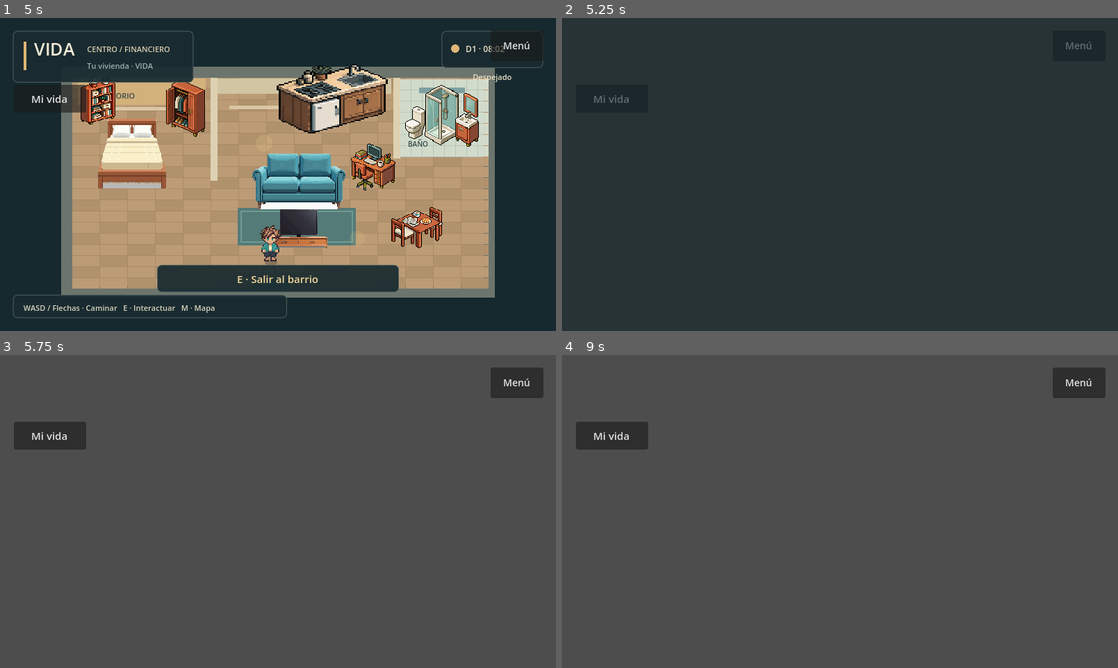
Above: before the commit, frames 1-4 (two rows, left to right).
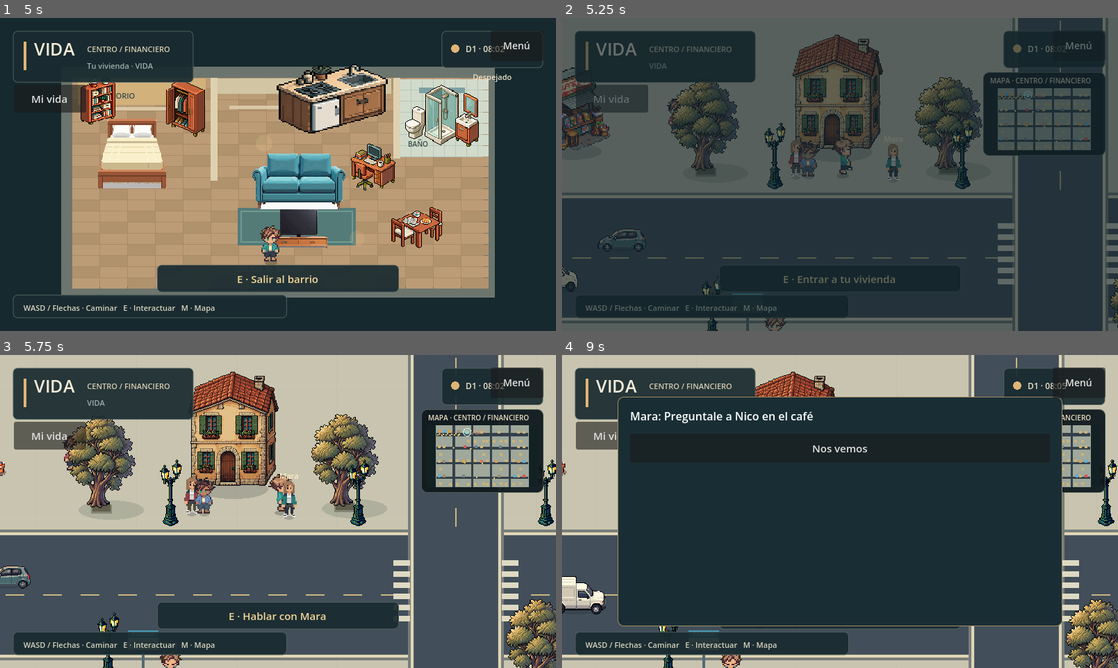
Above: after the commit, the same moments.

Repository: AgustinWojtyszyn/Life--simulador-de-vida
Game: Godot game, scene res://scenes/app.tscn
The game is run twice, just before and just after one commit, with the same random seed, the same clock (stepped at 60 frames per second) and the same inputs.
Inputs (mouse positions are in pixels of both pictures, inside the frame that each line leads up to):
- Up to frame 1 (5 s): click "Nueva vida" at 0.5 s; click "Comenzar mi vida" at 1.25 s; click "Mi vida" at 2 s; click "Volver al barrio" at 2.75 s; click "Menú" at 3.5 s; click "Seguir jugando" at 4.25 s
- Up to frame 2 (5.25 s): move the mouse to (962, 158) at 5.02 s; hold D (move_right) from 5.03 s (still down); tap E (interact) at 5.1 s; click (962, 158) at 5.17 s
- Up to frame 3 (5.75 s): keep holding D (move_right)
- Up to frame 4 (9 s): release D (move_right) at 5.75 s; drag from (728, 527) to (812, 574) at 5.77 s; move the mouse to (895, 442) at 6.52 s; hold D (move_right) 6.53-7.25 s; tap E (interact) at 6.6, 8.85 s; click (840, 467) at 7.25 s, where only the run after the commit has a clickable "Contá conmigo"; drag from (812, 574) to (673, 464) at 8.02 s; move the mouse to (1006, 558) at 8.77 s; hold A (move_left) from 8.78 s (still down)

Frame 1 is identical in both runs. In frame 2, 41% of the frame differs, in the area x 0-100%, y 0-100%; in frame 3, 64%; in frame 4, 88%.
Error before the commit: Parse Error: Identifier "TrafficSignalScript" not declared in the current scope. (res://scripts/playground.gd:202)

Commit message:
refactor: remove closed-loop traffic from B2B hub

Diff:
--- a/scripts/playground.gd
+++ b/scripts/playground.gd
@@ -25,7 +25,7 @@
 var texture_used_cache: Dictionary = {}
 var road_cache: Array[Rect2] = []
 var occlusion_clock := 0.0
-# Two active lanes. Vehicles recycle beyond camera limits; parked cars stay solid.
+# Lightweight through-traffic. Vehicles enter the authored district and leave at route bounds.
 const TRAFFIC_LANES := [
 	{"from": Vector2(-140, 512), "to": Vector2(2540, 512), "direction": Vector2.RIGHT},
 	{"from": Vector2(2540, 454), "to": Vector2(-140, 454), "direction": Vector2.LEFT},
@@ -96,25 +96,7 @@
 				vehicle.route_right = map_size.x + 140.0
 				vehicle.player = $Player
 				add_child(vehicle)
-	# A second circuit turns through both intersections and the southern street.
-	# Chamfered waypoints keep vehicles in paved space through each turn.
-	var east_lane := WorldManager.district.side_street_x + WorldManager.district.side_street_width * 0.25
-	var circuit: Array[Vector2] = [Vector2(958, 1160), Vector2(958, 512), Vector2(east_lane, 512), Vector2(east_lane, 1160)]
-	for i in 2:
-		# A circuit requires genuine directional art; never rotate the legacy PNG.
-		if not Vehicle.has_directional_art(regional_models[i]):
-			continue
-		var vehicle := AnimatableBody2D.new()
-		vehicle.set_script(Vehicle)
-		vehicle.name = "Circuit_%s" % i
-		vehicle.model = regional_models[i]
-		vehicle.route_points = circuit
-		vehicle.route_index = 1 if i == 0 else 7
-		vehicle.position = Vector2(958, 680) if i == 0 else Vector2(east_lane, 950)
-		vehicle.cruise_speed = Vehicle.profile_for(vehicle.model).speed - 12.0
-		vehicle.player = $Player
-		add_child(vehicle)
-	add_expansion_traffic(regional_models)
+	# Closed-loop traffic is intentionally disabled for the B2B hub. Through-traffic only.
 	add_grid_traffic(regional_models)
 	for p in [Vector2(67, 341), Vector2(557, 333), Vector2(800, 338),
 		Vector2(1035, 340), Vector2(1360, 354), Vector2(126, 713),
@@ -191,24 +173,6 @@
 	sign.detail = "Nexovial S.A."
 	add_child(sign)
 
-func add_traffic_signals() -> void:
-	var horizontal := DistrictBlocks.horizontal_roads(WorldManager.district)
-	var vertical := DistrictBlocks.vertical_roads(WorldManager.district)
-	for row in horizontal.size():
-		var h: Rect2 = horizontal[row]
-		for column in vertical.size():
-			var v: Rect2 = vertical[column]
-			var traffic_light := Node2D.new()
-			traffic_light.set_script(TrafficSignalScript)
-			traffic_light.name = "Signal_%d_%d" % [row, column]
-			traffic_light.position = Vector2(v.get_center().x, h.get_center().y)
-			traffic_light.horizontal_half = h.size.y * 0.5
-			traffic_light.vertical_half = v.size.x * 0.5
-			# A small row offset creates a green-wave feel instead of every
-			# intersection changing at the exact same instant.
-			traffic_light.cycle_offset = float(row) * 1.8 + float(column) * 0.35
-			add_child(traffic_light)
-
 func add_grid_traffic(regional_models: Array) -> void:
 	# The expanded city must not feel like traffic exists only around spawn.
 	# Two lightweight vehicles circulate on each additional avenue lane.
@@ -229,27 +193,6 @@
 			vehicle.cruise_speed = Vehicle.profile_for(vehicle.model).speed - 7.0 - road_index * 2.0
 			vehicle.player = $Player
 			add_child(vehicle)
-
-func add_expansion_traffic(regional_models: Array) -> void:
-	var circuit: Array[Vector2] = [
-		Vector2(2842, 1190),
-		Vector2(2842, 1962),
-		Vector2(3822, 1962),
-		Vector2(3822, 1190),
-	]
-	for i in 2:
-		var model: String = regional_models[(i + 2) % regional_models.size()]
-		if not Vehicle.has_directional_art(model):
-			continue
-		var vehicle := AnimatableBody2D.new()
-		vehicle.set_script(Vehicle)
-		vehicle.name = "EastCircuit_%s" % i
-		vehicle.model = model
-		vehicle.route_points = circuit
-		vehicle.position = Vector2(2842, 1330 + i * 320)
-		vehicle.cruise_speed = Vehicle.profile_for(model).speed - 18.0
-		vehicle.player = $Player
-		add_child(vehicle)
 
 func configure_input() -> void:
 	var bindings := {
@@ -693,24 +636,7 @@
 		target.action = "buy_food"
 		stand.add_child(target)
 
-	# Keep the bus behaviour that already feels right, but let the second line
-	# serve the expanded eastern neighbourhood.
-	for i in 2:
-		var bus := Vehicle.new()
-		bus.name = "Colectivo" if i == 0 else "Colectivo2"
-		bus.model = "colectivo"
-		if i == 0:
-			var east_lane := WorldManager.district.side_street_x + WorldManager.district.side_street_width * 0.25
-			bus.route_points.assign([Vector2(958, 1160), Vector2(958, 512), Vector2(east_lane, 512), Vector2(east_lane, 1160)])
-			bus.position = Vector2(1450, 512)
-		else:
-			bus.route_points.assign([Vector2(2842, 1190), Vector2(2842, 1962), Vector2(3822, 1962), Vector2(3822, 1190)])
-			bus.position = Vector2(2842, 1510)
-		bus.direction = 1.0
-		bus.cruise_speed = Vehicle.profile_for("colectivo").speed
-		bus.player = $Player
-		add_child(bus)
-
+	# Public transport simulation is deferred until it can use open routes reliably.
 	add_local_resident("Tito", Vector2(3310, 1740), "eat")
 	add_local_resident("Luli", Vector2(1460, 610), "phone")
 	for i in 4:
